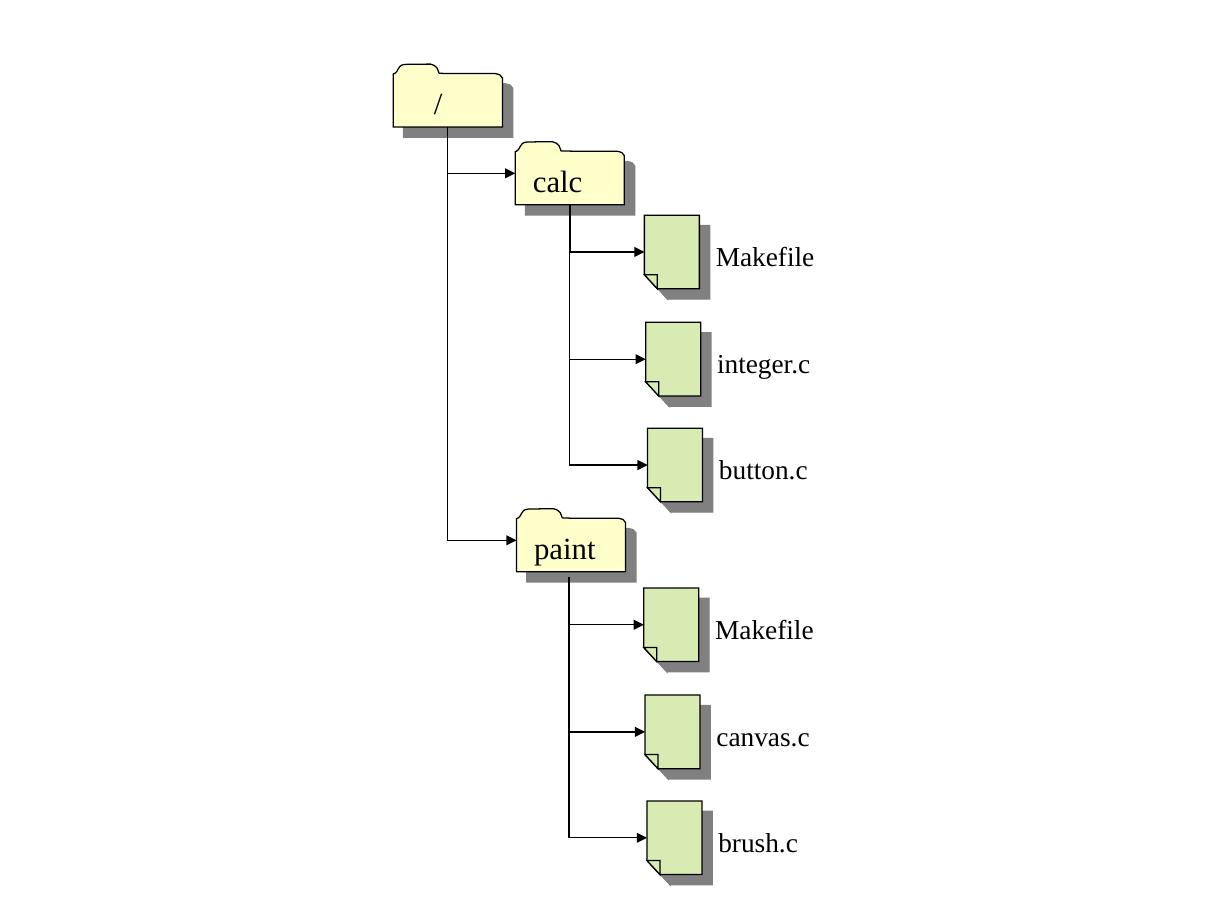
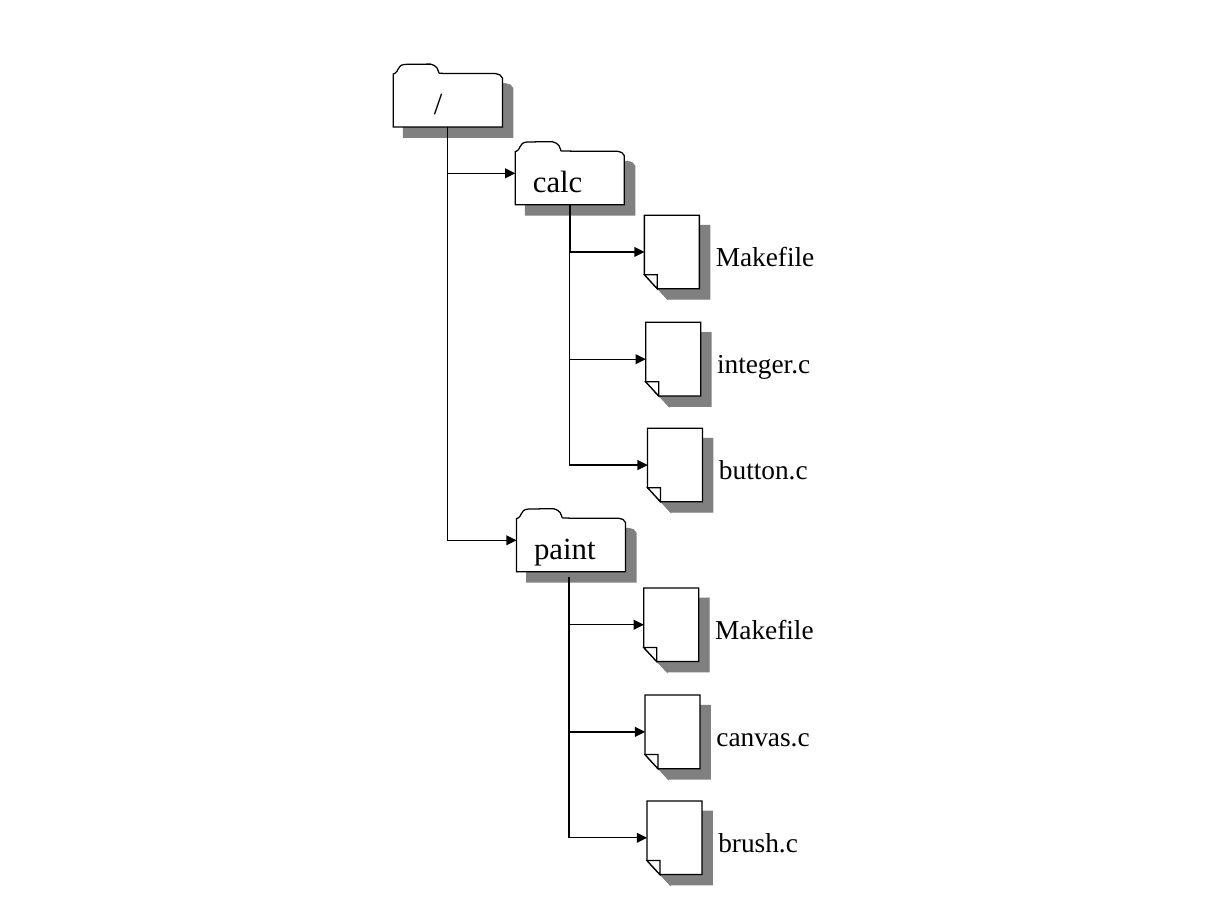
Before and after one commit to Aleksej97/source, a slide deck: slide 6 of src/book/book/images/VersioningModels.ppt. Drawn at 1232x924 pixels with LibreOffice and Linux fonts; fonts in the diff are those of the drawing. Boxes give left, top, right and bottom in pixels: in the first picture for what was removed or moved away, otherwise in the second. Text is boxed around its words. In the diff, an @@ line names an element or a change of style, - is before the commit and + after.

```diff
--- a/src/book/book/images/VersioningModels.ppt
+++ b/src/book/book/images/VersioningModels.ppt
@@ fill #FFFFCC to #FFFFFF in 3 elements at (x1=515, y1=142, x2=625, y2=205), (x1=516, y1=509, x2=626, y2=572), (x1=393, y1=64, x2=503, y2=127) @@
@@ fill #D8EBB3 to #FFFFFF in 6 elements at (x1=644, y1=214, x2=700, y2=288), (x1=646, y1=322, x2=701, y2=395), (x1=648, y1=428, x2=703, y2=501), (x1=643, y1=588, x2=699, y2=662), (x1=644, y1=695, x2=700, y2=769), (x1=647, y1=801, x2=702, y2=875) @@
```
Also in this commit, not shown: 6 other slides changed, 14 other files.
